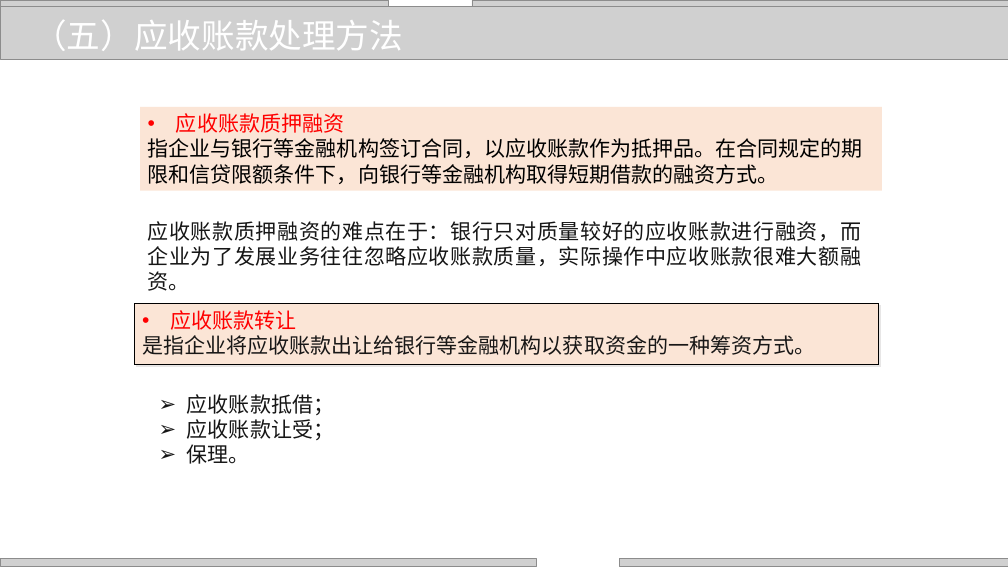
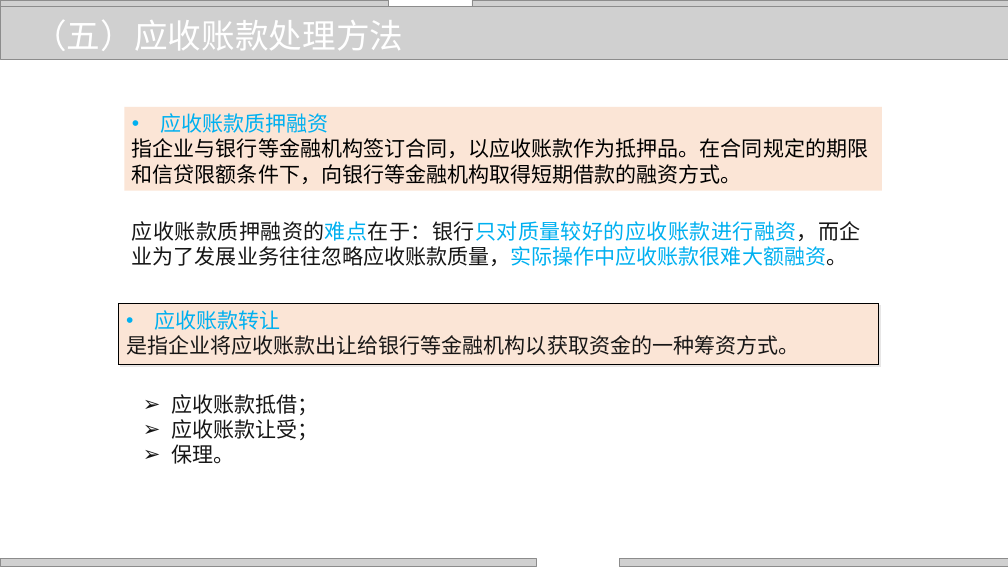
Before and after one commit to zhangjianzhang/internet_credit, a slide deck: slide 28 of files/slides/lecture_11.pptx. Drawn at 1008x567 pixels with LibreOffice and Linux fonts; fonts in the diff are those of the drawing; grey boxes stand for pictures; background and template pictures are left out. Boxes give left, top, right and bottom in pixels: in the first picture for what was removed or moved away, otherwise in the second. Text is boxed around its words. In the diff, an @@ line names an element or a change of style, - is before the commit and + after.

```diff
--- a/files/slides/lecture_11.pptx
+++ b/files/slides/lecture_11.pptx
@@ rectangle "应收账款质押融资": place and size @@
-rectangle "应收账款质押融资" at box(140, 107, 882, 191)
+rectangle "应收账款质押融资" at box(125, 107, 882, 191)
@@ text in rectangle at box(160, 113, 328, 133): text colour #FF0000 to #00B0F0 in "应收账款质押融资" @@
@@ text "应收账款质押融资的难点在于：银行只对质量较好的应收账款进行融资，而企业为了发展业务往往忽略应收账款质量，实际操作中应收账 ...": place and size @@
-text "应收账款质押融资的难点在于：银行只对质量较好的应收账款进行融资，而企业为了发展业务往往忽略应收账款质量，实际操作中应收账 ..." at box(148, 221, 861, 291)
+text "应收账款质押融资的难点在于：银行只对质量较好的应收账款进行融资，而企业为了发展业务往往忽略应收账款质量，实际操作中应收账 ..." at box(132, 221, 861, 266)
@@ text "应收账款质押融资的难点在于：银行只对质量较好的应收账款进行融资，而企业为了发展业务往往忽略应收账款质量，实际操作中应收账 ..." at box(132, 221, 861, 266): text colour #161616 to #00B0F0 in "应收账款质押融资的难点在于：银行只对质量较好的应收账款进行融资，而企业为了发展业务往往忽略应收账款质量，实际操作中应收账 ..." @@
@@ rectangle "应收账款转让": place and size @@
-rectangle "应收账款转让" at box(135, 304, 879, 364)
+rectangle "应收账款转让" at box(119, 304, 879, 364)
@@ text in rectangle at box(155, 310, 281, 330): text colour #FF0000 to #00B0F0 in "应收账款转让" @@
@@ text "应收账款抵借；": place and size @@
-text "应收账款抵借；" at box(187, 394, 334, 464)
+text "应收账款抵借；" at box(171, 394, 318, 464)
```
Also in this commit, not shown: 23 other slides changed, 5 other files.
